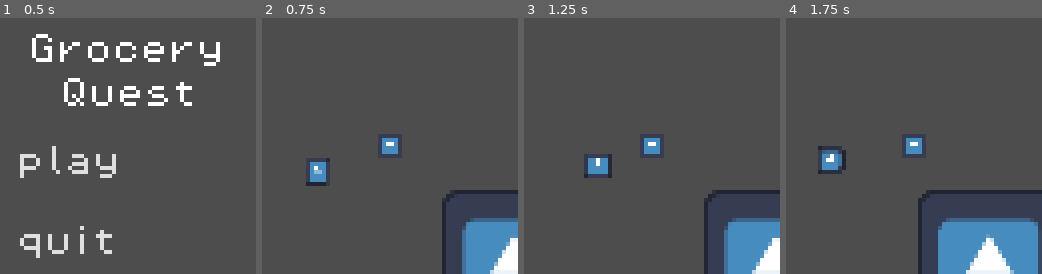
Above: before the commit, frames 1-4 (left to right).
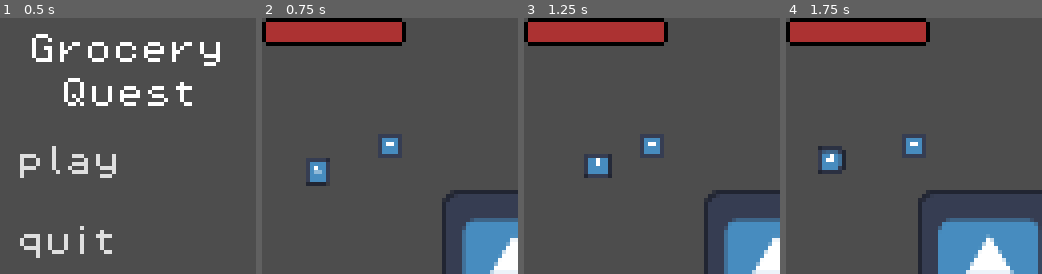
Above: after the commit, the same moments.

Repository: GaetanoRe/GroceryQuest
Game: Godot game, scene res://scenes/UI/main_menu.tscn
Two runs of this game, one before a commit and one after it. Both use one fixed random seed, a clock stepped at 60 frames per second and the inputs below. The engine's default icon, where the game draws it, is replaced by a stand-in: a white triangle on a blue panel in a dark square.
Inputs:
- Up to frame 1 (0.5 s): no input
- Up to frame 2 (0.75 s): click "play" at 0.5 s
- Up to frame 3 (1.25 s): no input
- Up to frame 4 (1.75 s): hold D (walk_right) from 1.28 s (still down)

Frame 1 is identical in both runs. In frame 2, 6.1% of the frame differs, in the area x 0-57%, y 0-11%; in frame 3, 6.1%; in frame 4, 6.1%.

Commit message:
I have added a health bar for the player and made some corrections to the wording

Diff:
--- /dev/null
+++ b/scenes/UI/player_health.gd
@@ -0,0 +1,12 @@
+extends TextureProgressBar
+
+class_name PlayerHealth
+
+var player : Player
+
+func _ready():
+	player = get_tree().get_first_node_in_group("player")
+
+
+func _process(delta):
+	value = player.health
--- /dev/null
+++ b/scenes/UI/ui.tscn
@@ -0,0 +1,24 @@
+[gd_scene load_steps=5 format=3 uid="uid://dbdj3lxxu5qb1"]
+
+[ext_resource type="Texture2D" uid="uid://bp8fpwgh7cwx3" path="res://assets/ui/healthProgBottom.png" id="1_3el8q"]
+[ext_resource type="Texture2D" uid="uid://c3e4bqviojr4g" path="res://assets/ui/healthProgTop.png" id="2_pecw0"]
+[ext_resource type="Texture2D" uid="uid://corr3j5x5ldib" path="res://assets/ui/healthProgProgress.png" id="3_8xd45"]
+[ext_resource type="Script" path="res://scenes/UI/player_health.gd" id="4_643q5"]
+
+[node name="UI" type="CanvasLayer"]
+
+[node name="Control" type="Control" parent="."]
+layout_mode = 3
+anchors_preset = 0
+offset_right = 40.0
+offset_bottom = 40.0
+
+[node name="PlayerHealth Prog" type="TextureProgressBar" parent="Control"]
+texture_filter = 1
+layout_mode = 0
+offset_right = 64.0
+offset_bottom = 64.0
+texture_under = ExtResource("1_3el8q")
+texture_over = ExtResource("2_pecw0")
+texture_progress = ExtResource("3_8xd45")
+script = ExtResource("4_643q5")
--- a/scenes/main_scene.tscn
+++ b/scenes/main_scene.tscn
@@ -1,9 +1,12 @@
-[gd_scene load_steps=3 format=3 uid="uid://cd7ecr112ptl3"]
+[gd_scene load_steps=4 format=3 uid="uid://cd7ecr112ptl3"]
 
 [ext_resource type="Script" path="res://scripts/main_scene.gd" id="1_l64jn"]
 [ext_resource type="PackedScene" uid="uid://wq2f26vs7flm" path="res://scenes/generation_scenes/world.tscn" id="2_b81no"]
+[ext_resource type="PackedScene" uid="uid://dbdj3lxxu5qb1" path="res://scenes/UI/ui.tscn" id="3_2vev7"]
 
 [node name="MainScene" type="Node"]
 script = ExtResource("1_l64jn")
 
 [node name="World" parent="." instance=ExtResource("2_b81no")]
+
+[node name="UI" parent="." instance=ExtResource("3_2vev7")]
--- a/scenes/player/player.tscn
+++ b/scenes/player/player.tscn
@@ -25,13 +25,13 @@
 
 [node name="Camera2D" type="Camera2D" parent="."]
 
-[node name="player_hitbox" type="Area2D" parent="."]
+[node name="PlayerHurtbox" type="Area2D" parent="."]
 
-[node name="CollisionShape2D" type="CollisionShape2D" parent="player_hitbox"]
+[node name="CollisionShape2D" type="CollisionShape2D" parent="PlayerHurtbox"]
 shape = SubResource("CircleShape2D_2tflk")
 
-[node name="attack_cooldown" type="Timer" parent="."]
+[node name="AttackCooldown" type="Timer" parent="."]
 
-[connection signal="body_entered" from="player_hitbox" to="." method="_on_player_hitbox_body_entered"]
-[connection signal="body_exited" from="player_hitbox" to="." method="_on_player_hitbox_body_exited"]
-[connection signal="timeout" from="attack_cooldown" to="." method="_on_attack_cooldown_timeout"]
+[connection signal="body_entered" from="PlayerHurtbox" to="." method="_on_player_hurtbox_body_entered"]
+[connection signal="body_exited" from="PlayerHurtbox" to="." method="_on_player_hurt4box_body_exited"]
+[connection signal="timeout" from="AttackCooldown" to="." method="_on_attack_cooldown_timeout"]
--- a/scripts/player/player.gd
+++ b/scripts/player/player.gd
@@ -13,6 +13,9 @@
 var attack_ip = false
 
 var spawn_loc : Vector2
+
+
+signal hurt
 
 func _ready():
 	spawn_loc = Vector2.ZERO
@@ -43,23 +46,25 @@
 func player():
 	pass
 
-func _on_player_hitbox_body_entered(body):
-	if body.has_method("enemy"):
-		enemy_in_range = true
-
-
-func _on_player_hitbox_body_exited(body):
-	if body.has_method("enemy"):
-		enemy_in_range = false
-
 func enemy_attack():
 	if enemy_in_range and enemy_attack_cooldown == true:
 		health = health - 10
 		enemy_attack_cooldown = false
-		$attack_cooldown.start()
+		$AttackCooldown.start()
 		print(health)
 
 
 
 func _on_attack_cooldown_timeout():
 	enemy_attack_cooldown = true
+
+
+func _on_player_hurtbox_body_entered(body):
+	if body.has_method("enemy"):
+		enemy_in_range = true
+
+
+
+func _on_player_hurt4box_body_exited(body):
+	if body.has_method("enemy"):
+		enemy_in_range = false
Binary file added: assets/ui/healthProgBottom.png
Not shown, added: assets/ui/healthProgBottom.png.import
Binary file added: assets/ui/healthProgProgress.png
Not shown, added: assets/ui/healthProgProgress.png.import
Binary file added: assets/ui/healthProgTop.png
Not shown, added: assets/ui/healthProgTop.png.import
